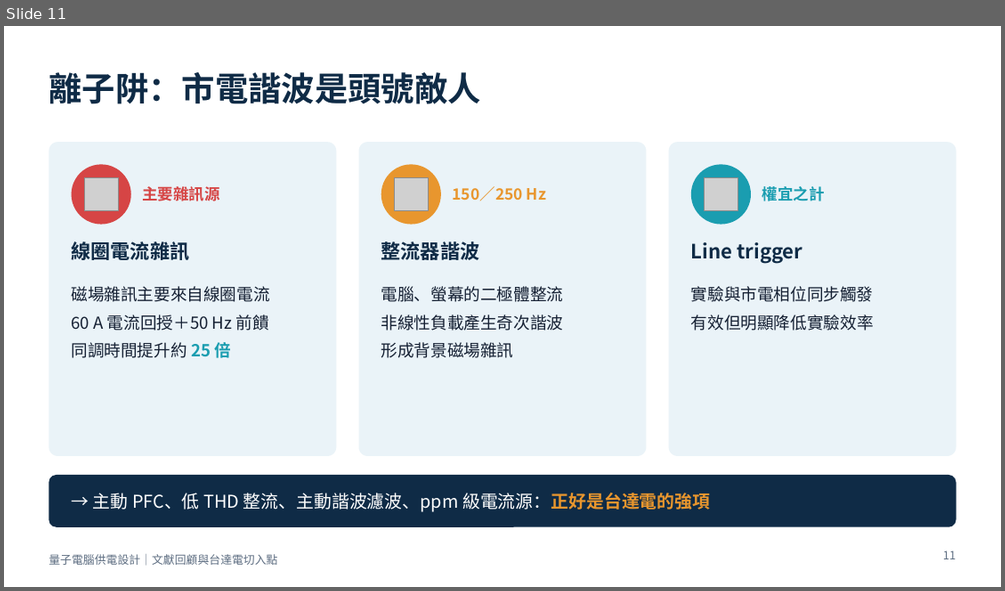
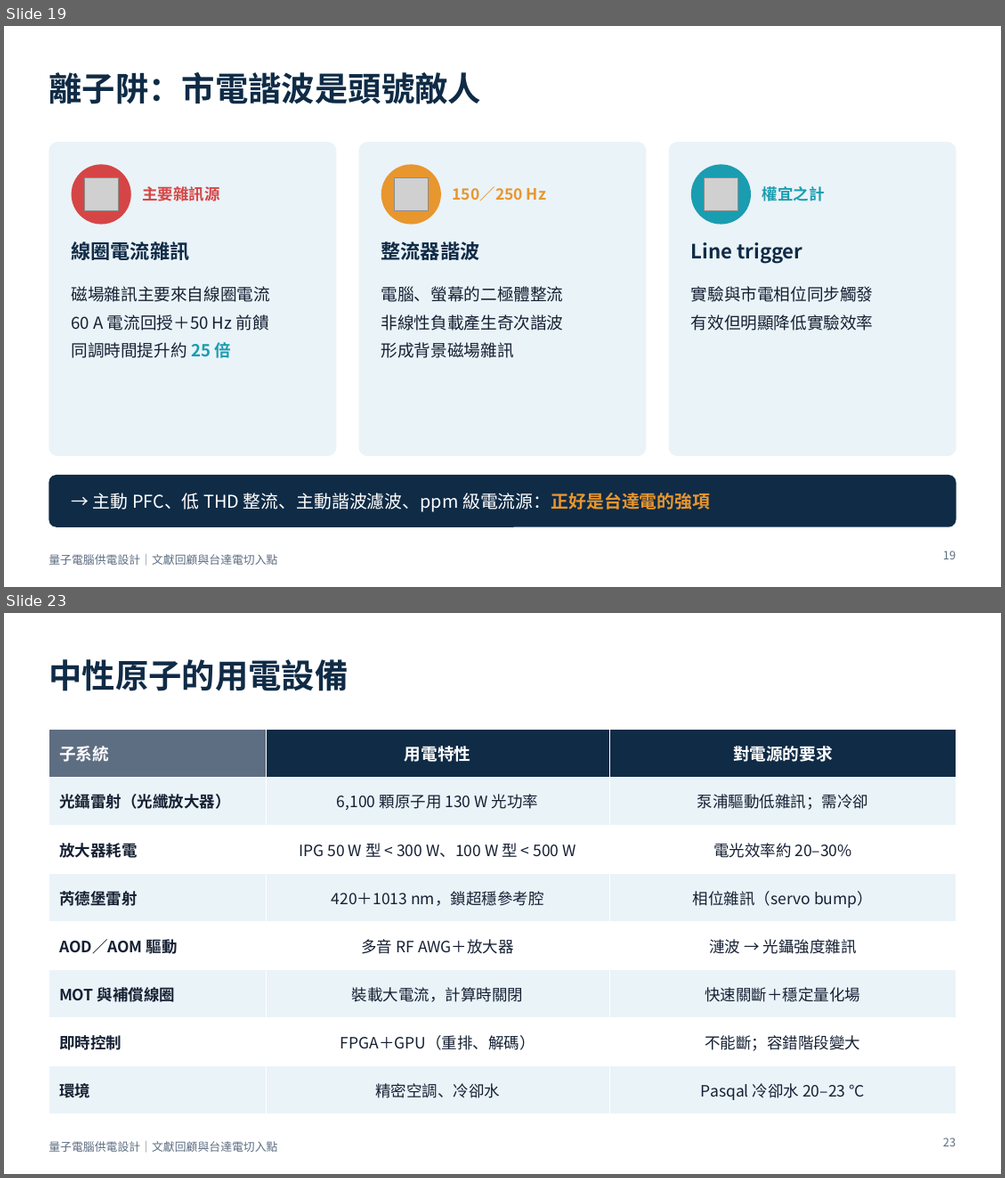
Before and after one commit to pcpcchen-coder/QuantumComputing, a slide deck: slides/output/qc-power-supply-delta.pptx. Shown one above the other, each under a label of ours: slide 11 before the commit, slides 19 and 23 after it; the slides between them are not shown. The pictures are 1005x591 and 1005x1178 pixels, drawn with LibreOffice and Linux fonts; fonts in the diff are those of the drawing; grey boxes stand for pictures. Boxes give left, top, right and bottom in pixels: in the first picture for what was removed or moved away, otherwise in the second. Text is boxed around its words. In the diff, an @@ line names an element or a change of style, - is before the commit and + after.

```diff
--- a/slides/output/qc-power-supply-delta.pptx
+++ b/slides/output/qc-power-supply-delta.pptx
@@ slide 23 added at [4, 613, 1001, 1174], background #FFFFFF; not listed: 1 template element that a slide beside it also shows @@
@@ title added at [48, 659, 348, 691], 32 pt, text #0F2B46, bold @@
+中性原子的用電設備
@@ table added at [48, 729, 956, 1103], 8 rows, 3 columns @@
+子系統 | 用電特性 | 對電源的要求
+光鑷雷射（光纖放大器） | 6,100 顆原子用 130 W 光功率 | 泵浦驅動低雜訊；需冷卻
+放大器耗電 | IPG 50 W 型 < 300 W、100 W 型 < 500 W | 電光效率約 20–30%
+芮德堡雷射 | 420＋1013 nm，鎖超穩參考腔 | 相位雜訊（servo bump）
+AOD／AOM 驅動 | 多音 RF AWG＋放大器 | 漣波 → 光鑷強度雜訊
+MOT 與補償線圈 | 裝載大電流，計算時關閉 | 快速關斷＋穩定量化場
+即時控制 | FPGA＋GPU（重排、解碼） | 不能斷；容錯階段變大
+環境 | 精密空調、冷卻水 | Pasqal 冷卻水 20–23 °C
@@ page number added at [943, 1137, 955, 1146], 11 pt, text #5E6E82 @@
+23
@@ what was slide 11 is now slide 19 @@
@@ page number at [943, 550, 955, 559]: text changed @@
-11
+19
```
Also in this commit, not shown: 7 slides changed, 19 other slides added, 4 slides removed, 5 other files.
